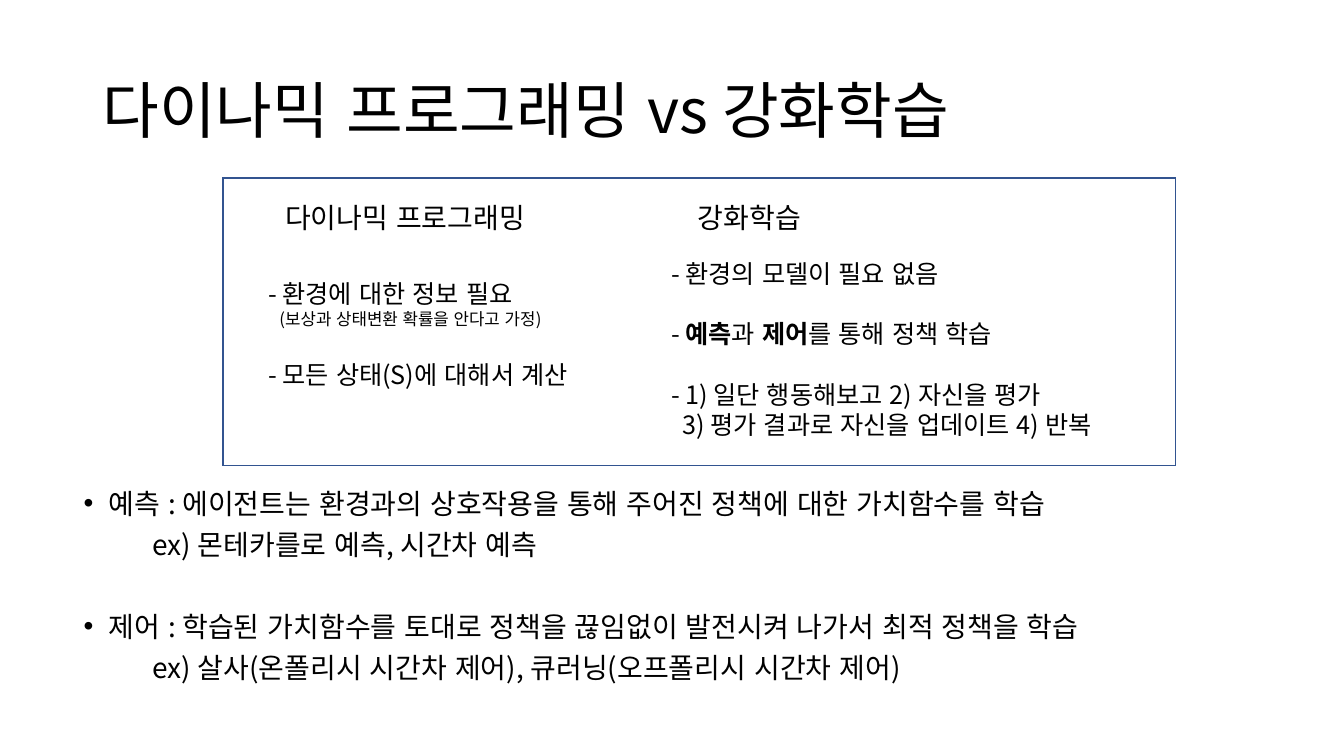
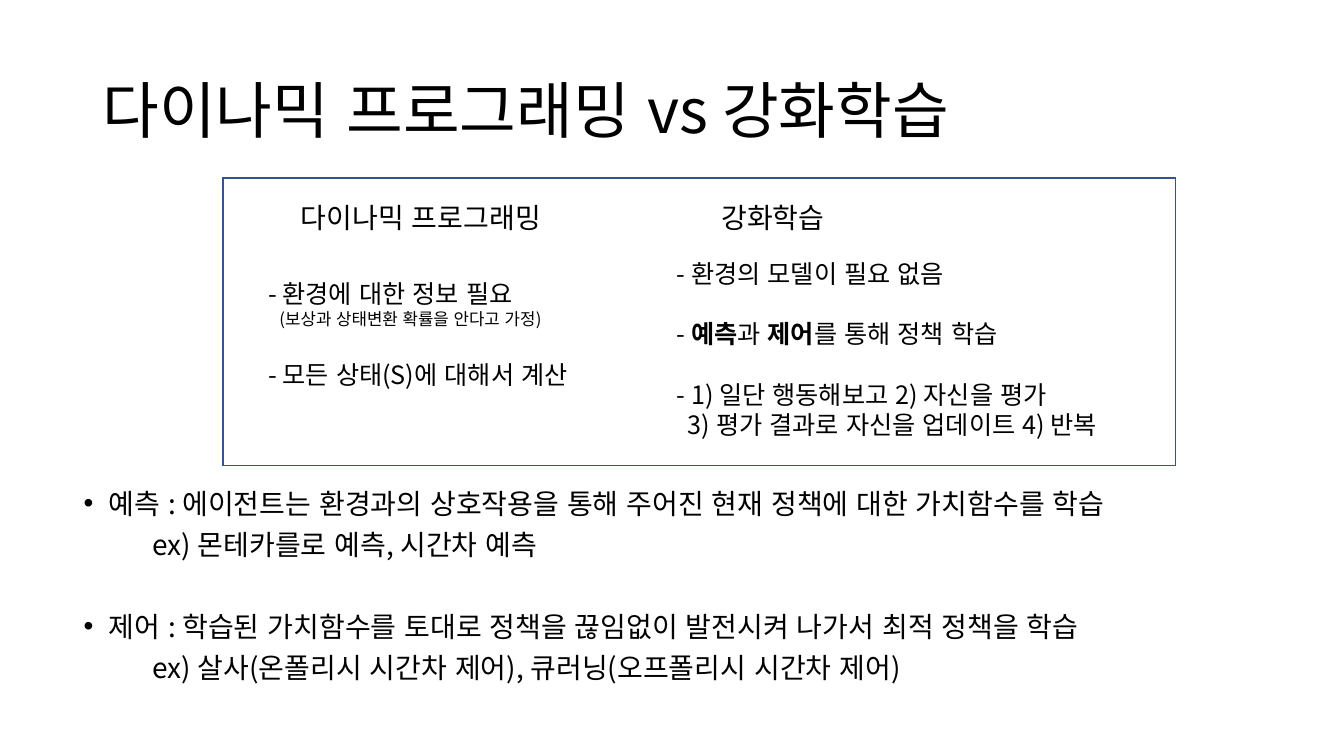
Before and after one commit to spark-1/reinforcement-learning, a slide deck: slide 8 of 강화학습 발표.pptx. Drawn at 1344x756 pixels with LibreOffice and Linux fonts; fonts in the diff are those of the drawing. Boxes give left, top, right and bottom in pixels: in the first picture for what was removed or moved away, otherwise in the second. Text is boxed around its words. In the diff, an @@ line names an element or a change of style, - is before the commit and + after.

```diff
--- a/강화학습 발표.pptx
+++ b/강화학습 발표.pptx
@@ text "- 환경의 모델이 필요 없음": place and size @@
-text "- 환경의 모델이 필요 없음" at (682, 262, 1091, 439)
+text "- 환경의 모델이 필요 없음" at (688, 262, 1097, 439)
@@ text at (109, 490, 1105, 517): text changed @@
-• 예측 : 에이전트는 환경과의 상호작용을 통해 주어진 정책에 대한 가치함수를 학습
+• 예측 : 에이전트는 환경과의 상호작용을 통해 주어진 현재 정책에 대한 가치함수를 학습
```
Also in this commit, not shown: 3 other slides changed.
